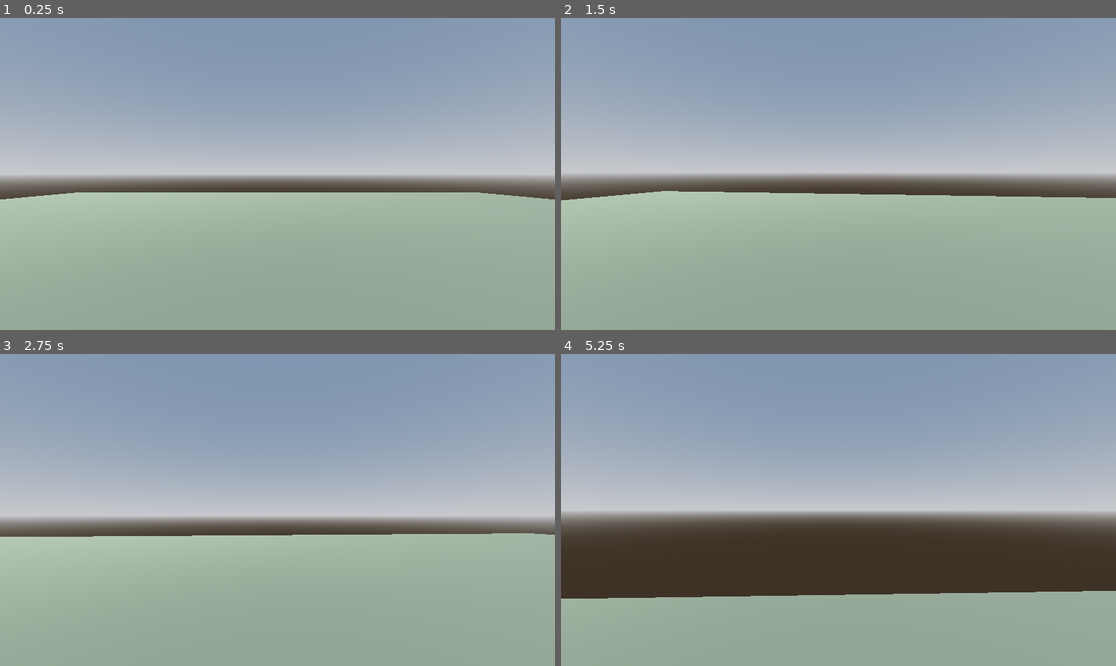
Above: before the commit, frames 1-4 (two rows, left to right).
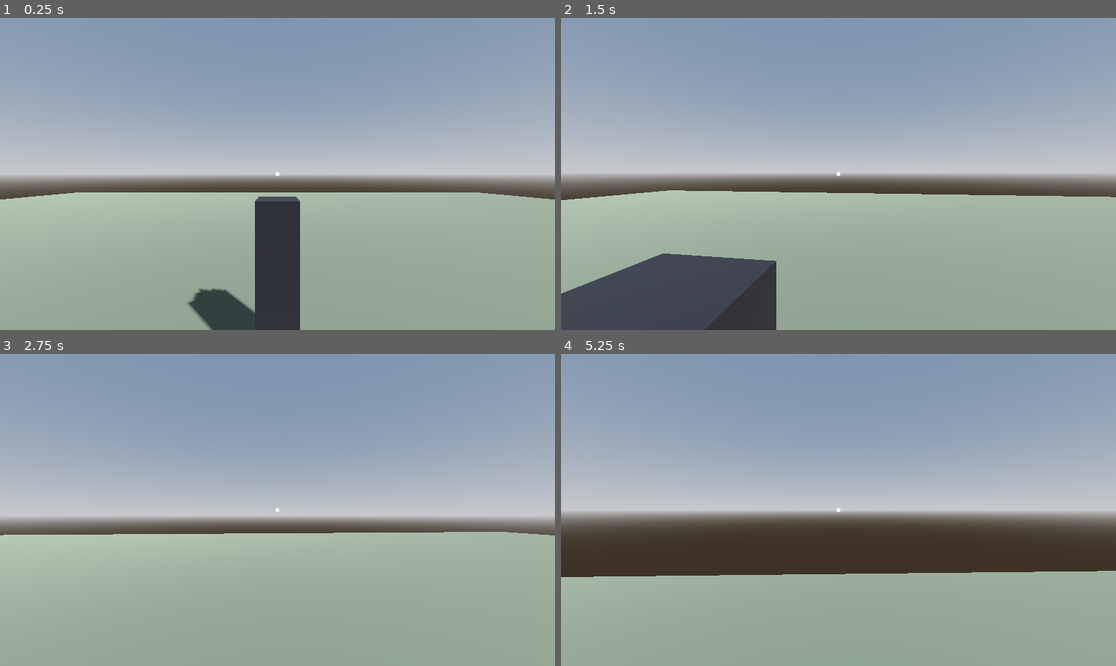
Above: after the commit, the same moments.

Repository: patrisck/mistline
Game: Godot game, scene res://scenes/Main.tscn
The game is run twice, just before and just after one commit, with the same random seed, the same clock (stepped at 60 frames per second) and the same inputs.
Inputs (mouse positions are in pixels of both pictures, inside the frame that each line leads up to):
- Up to frame 1 (0.25 s): no input
- Up to frame 2 (1.5 s): move the mouse to (866, 174) at 0.52 s; hold W (move_forward) from 0.53 s (still down); tap E (interact, bound only after the commit) at 0.6 s; tap Space (jump) at 0.77 s; move the mouse to (810, 174) at 1.27 s; tap Shift (sprint) at 1.35 s
- Up to frame 3 (2.75 s): keep holding W (move_forward); tap Space (jump) at 1.52 s; tap E (interact, bound only after the commit) at 1.55, 2.1 s; move the mouse to (288, 503) at 2.02 s
- Up to frame 4 (5.25 s): keep holding W (move_forward); move the mouse to (832, 516) at 2.77 s; tap E (interact, bound only after the commit) at 2.85, 3.8, 4.35, 5.1 s; tap Space (jump) at 3.02, 3.77, 4.52 s; move the mouse to (877, 513) at 3.52 s; hold Shift (sprint) 3.53-4.28 s; move the mouse to (794, 506) at 4.27 s; move the mouse to (844, 510) at 5.02 s

The runs differ from the first frame. In frame 1, 4.7% of the frame differs, in the area x 33-55%, y 49-100%; in frame 2, 8.4%, in the area x 0-100%, y 49-100%; in frame 3, 0.6%; in frame 4, 6.7%.

Commit message:
feat: interaction system with raycast interactor, Interactable contract and prompt HUD

Diff:
--- a/project.godot
+++ b/project.godot
@@ -47,6 +47,11 @@
 "events": [Object(InputEventKey,"resource_local_to_scene":false,"resource_name":"","device":-1,"window_id":0,"alt_press …(195 unchanged characters)…
 ]
 }
+interact={
+"deadzone": 0.5,
+"events": [Object(InputEventKey,"resource_local_to_scene":false,"resource_name":"","device":-1,"window_id":0,"alt_pressed":false,"shift_pressed":false,"ctrl_pressed":false,"meta_pressed":false,"pressed":false,"keycode":0,"physical_keycode":69,"key_label":0,"unicode":0,"location":0,"echo":false,"script":null)
+]
+}
 
 [physics]
 
--- /dev/null
+++ b/scenes/InteractableLamp.tscn
@@ -0,0 +1,32 @@
+[gd_scene load_steps=5 format=3]
+
+[ext_resource type="Script" path="res://scripts/interactable_lamp.gd" id="1_lamp"]
+
+[sub_resource type="BoxShape3D" id="BoxShape3D_lamp"]
+size = Vector3(0.5, 2.0, 0.5)
+
+[sub_resource type="BoxMesh" id="BoxMesh_lamp"]
+size = Vector3(0.5, 2.0, 0.5)
+
+[sub_resource type="StandardMaterial3D" id="StandardMaterial3D_lamp"]
+albedo_color = Color(0.1, 0.1, 0.12, 1)
+emission = Color(1, 0.85, 0.5, 1)
+emission_energy_multiplier = 4.0
+
+[node name="InteractableLamp" type="StaticBody3D"]
+script = ExtResource("1_lamp")
+
+[node name="MeshInstance3D" type="MeshInstance3D" parent="."]
+transform = Transform3D(1, 0, 0, 0, 1, 0, 0, 0, 1, 0, 1, 0)
+mesh = SubResource("BoxMesh_lamp")
+material_override = SubResource("StandardMaterial3D_lamp")
+
+[node name="CollisionShape3D" type="CollisionShape3D" parent="."]
+transform = Transform3D(1, 0, 0, 0, 1, 0, 0, 0, 1, 0, 1, 0)
+shape = SubResource("BoxShape3D_lamp")
+
+[node name="OmniLight3D" type="OmniLight3D" parent="."]
+transform = Transform3D(1, 0, 0, 0, 1, 0, 0, 0, 1, 0, 2.1, 0)
+omni_range = 8.0
+light_energy = 3.0
+visible = false
--- a/scenes/Main.tscn
+++ b/scenes/Main.tscn
@@ -1,6 +1,7 @@
-[gd_scene load_steps=8 format=3 uid="uid://dmistlinemain0"]
+[gd_scene load_steps=9 format=3 uid="uid://dmistlinemain0"]
 
 [ext_resource type="PackedScene" path="res://scenes/Player.tscn" id="1_player"]
+[ext_resource type="PackedScene" path="res://scenes/InteractableLamp.tscn" id="2_lamp"]
 
 [sub_resource type="ProceduralSkyMaterial" id="ProceduralSkyMaterial_main"]
 
@@ -40,3 +41,6 @@
 
 [node name="Player" parent="." instance=ExtResource("1_player")]
 transform = Transform3D(1, 0, 0, 0, 1, 0, 0, 0, 1, 0, 1, 0)
+
+[node name="Lamp" parent="." instance=ExtResource("2_lamp")]
+transform = Transform3D(1, 0, 0, 0, 1, 0, 0, 0, 1, 0, 0, -2.5)
--- a/scenes/Player.tscn
+++ b/scenes/Player.tscn
@@ -1,6 +1,8 @@
-[gd_scene load_steps=3 format=3]
+[gd_scene load_steps=5 format=3]
 
 [ext_resource type="Script" path="res://scripts/player_controller.gd" id="1_player"]
+[ext_resource type="Script" path="res://scripts/player_interactor.gd" id="2_interactor"]
+[ext_resource type="Script" path="res://scripts/interaction_prompt.gd" id="3_prompt"]
 
 [sub_resource type="CapsuleShape3D" id="CapsuleShape3D_player"]
 radius = 0.4
@@ -18,3 +20,34 @@
 
 [node name="Camera3D" type="Camera3D" parent="Head"]
 current = true
+
+[node name="Interactor" type="RayCast3D" parent="Head/Camera3D"]
+target_position = Vector3(0, 0, -3.5)
+script = ExtResource("2_interactor")
+
+[node name="HUD" type="CanvasLayer" parent="."]
+
+[node name="Crosshair" type="ColorRect" parent="HUD"]
+mouse_filter = 2
+anchor_left = 0.5
+anchor_top = 0.5
+anchor_right = 0.5
+anchor_bottom = 0.5
+offset_left = -3.0
+offset_top = -3.0
+offset_right = 3.0
+offset_bottom = 3.0
+color = Color(1, 1, 1, 1)
+
+[node name="Prompt" type="Label" parent="HUD"]
+mouse_filter = 2
+anchor_right = 1.0
+anchor_bottom = 1.0
+offset_bottom = -80.0
+grow_horizontal = 2
+grow_vertical = 2
+horizontal_alignment = 1
+vertical_alignment = 2
+text = "[E] Interagir"
+script = ExtResource("3_prompt")
+interactor = NodePath("../../Head/Camera3D/Interactor")
--- /dev/null
+++ b/scripts/interactable.gd
@@ -0,0 +1,26 @@
+class_name Interactable
+extends StaticBody3D
+
+## Contrato base de objetos interativos (estilo IInteractable).
+## Subclasses sobrescrevem _on_interact() e, se preciso, can_interact().
+
+signal interacted(interactor: Node3D)
+
+@export var prompt := "Interagir"
+@export var interactable_enabled := true
+
+
+func can_interact(_interactor: Node3D) -> bool:
+	return interactable_enabled
+
+
+func interact(interactor: Node3D) -> void:
+	if not can_interact(interactor):
+		return
+	_on_interact(interactor)
+	interacted.emit(interactor)
+
+
+## Comportamento concreto da interacao. Sobrescrever nas subclasses.
+func _on_interact(_interactor: Node3D) -> void:
+	pass
--- /dev/null
+++ b/scripts/interactable_lamp.gd
@@ -0,0 +1,26 @@
+class_name InteractableLamp
+extends Interactable
+
+## Lampada interativa de teste: liga/desliga uma OmniLight3D e a emissao do corpo.
+
+@export var is_on := false
+
+@onready var light: OmniLight3D = $OmniLight3D
+@onready var mesh: MeshInstance3D = $MeshInstance3D
+
+
+func _ready() -> void:
+	_apply_state()
+
+
+func _on_interact(_interactor: Node3D) -> void:
+	is_on = not is_on
+	_apply_state()
+
+
+func _apply_state() -> void:
+	if light:
+		light.visible = is_on
+	if mesh and mesh.material_override is StandardMaterial3D:
+		(mesh.material_override as StandardMaterial3D).emission_enabled = is_on
+	prompt = "Apagar lampada" if is_on else "Acender lampada"
--- /dev/null
+++ b/scripts/interaction_prompt.gd
@@ -0,0 +1,14 @@
+extends Label
+
+## Mostra o prompt do Interactable atualmente na mira do jogador.
+
+@export var interactor: PlayerInteractor
+
+
+func _process(_delta: float) -> void:
+	var target := interactor.current_interactable if interactor else null
+	if target and target.can_interact(interactor.player):
+		text = "[E] " + target.prompt
+		visible = true
+	else:
+		visible = false
--- /dev/null
+++ b/scripts/player_interactor.gd
@@ -0,0 +1,34 @@
+class_name PlayerInteractor
+extends RayCast3D
+
+## Detecta Interactables na mira (raycast a partir da camera) e os aciona.
+
+@export var interact_action := "interact"
+
+var player: CharacterBody3D
+var current_interactable: Interactable
+
+
+func _ready() -> void:
+	player = _find_player()
+	if player:
+		add_exception(player)
+
+
+func _physics_process(_delta: float) -> void:
+	if is_colliding():
+		current_interactable = get_collider() as Interactable
+	else:
+		current_interactable = null
+
+	if current_interactable and Input.is_action_just_pressed(interact_action):
+		current_interactable.interact(player)
+
+
+func _find_player() -> CharacterBody3D:
+	var node := get_parent()
+	while node:
+		if node is CharacterBody3D:
+			return node
+		node = node.get_parent()
+	return null
Not shown, added: scripts/interactable.gd.uid
Not shown, added: scripts/interactable_lamp.gd.uid
Not shown, added: scripts/interaction_prompt.gd.uid
Not shown, added: scripts/player_interactor.gd.uid
